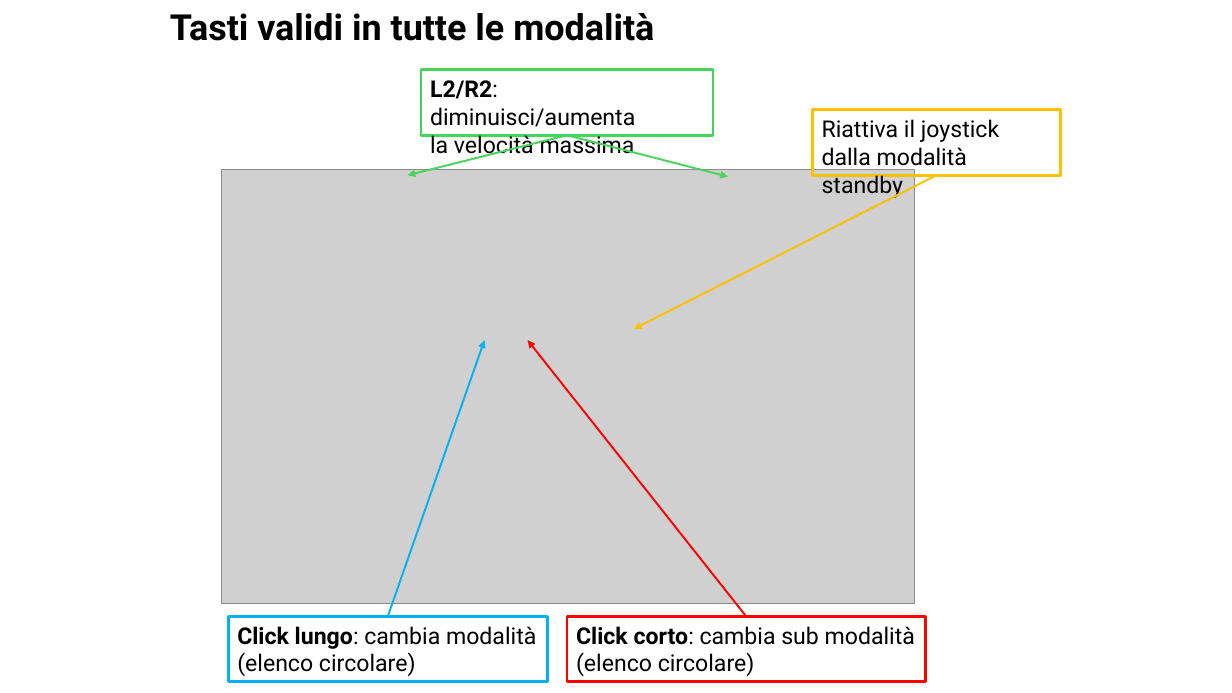
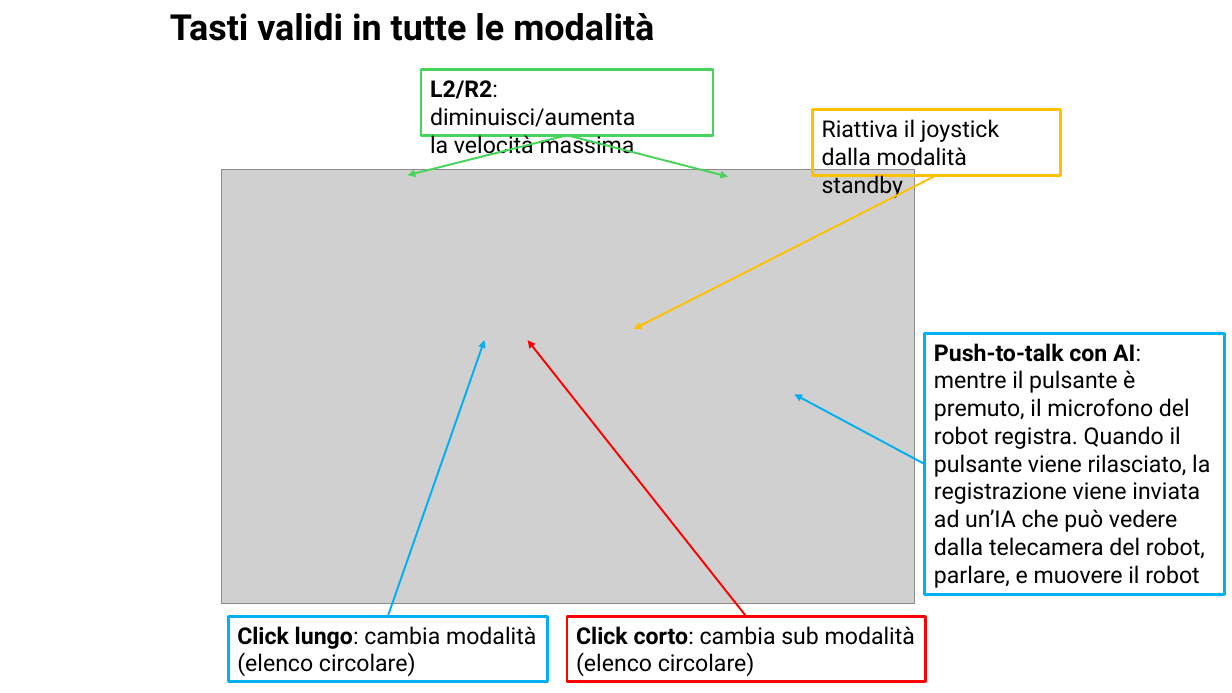
Before and after one commit to irotaicnoc/yahboom_rdk_x3_robot, a slide deck: slide 1 of sunriseRobot/app_SunriseRobot/info/ps2_controller_map_it.pptx. Drawn at 1232x693 pixels with LibreOffice and Linux fonts; fonts in the diff are those of the drawing; grey boxes stand for pictures. Boxes give left, top, right and bottom in pixels: in the first picture for what was removed or moved away, otherwise in the second. Text is boxed around its words. In the diff, an @@ line names an element or a change of style, - is before the commit and + after.

```diff
--- a/sunriseRobot/app_SunriseRobot/info/ps2_controller_map_it.pptx
+++ b/sunriseRobot/app_SunriseRobot/info/ps2_controller_map_it.pptx
@@ rectangle added at (x1=925, y1=334, x2=1225, y2=595), outline #00B0F0 2.25 pt, 18 pt, text #000000 @@
+Push-to-talk con AI: mentre il pulsante è premuto, il microfono del robot registra. Quando il pulsante viene rilasciato, la registrazione viene inviata ad un’IA che può vedere dalla telecamera del robot, parlare, e muovere il robot
@@ arrow added from (925, 464) to (795, 395), #00B0F0 1.5 pt @@
```
Also in this commit, not shown: 1 other slide changed, 2 other files.
